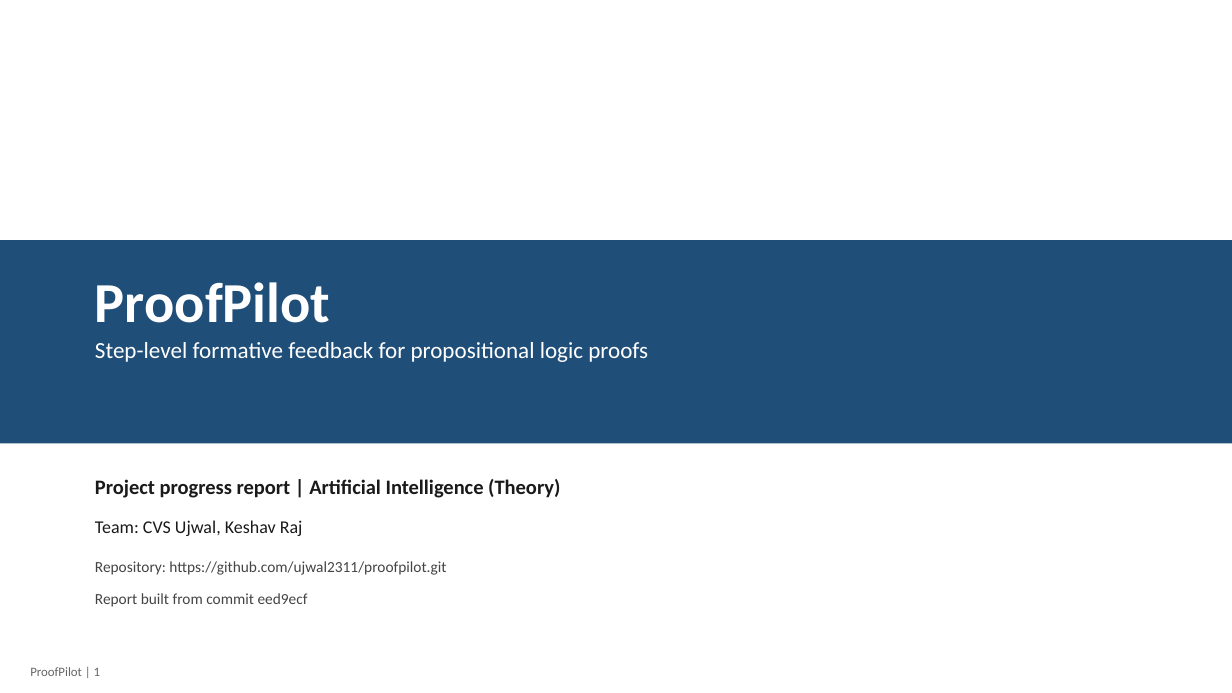
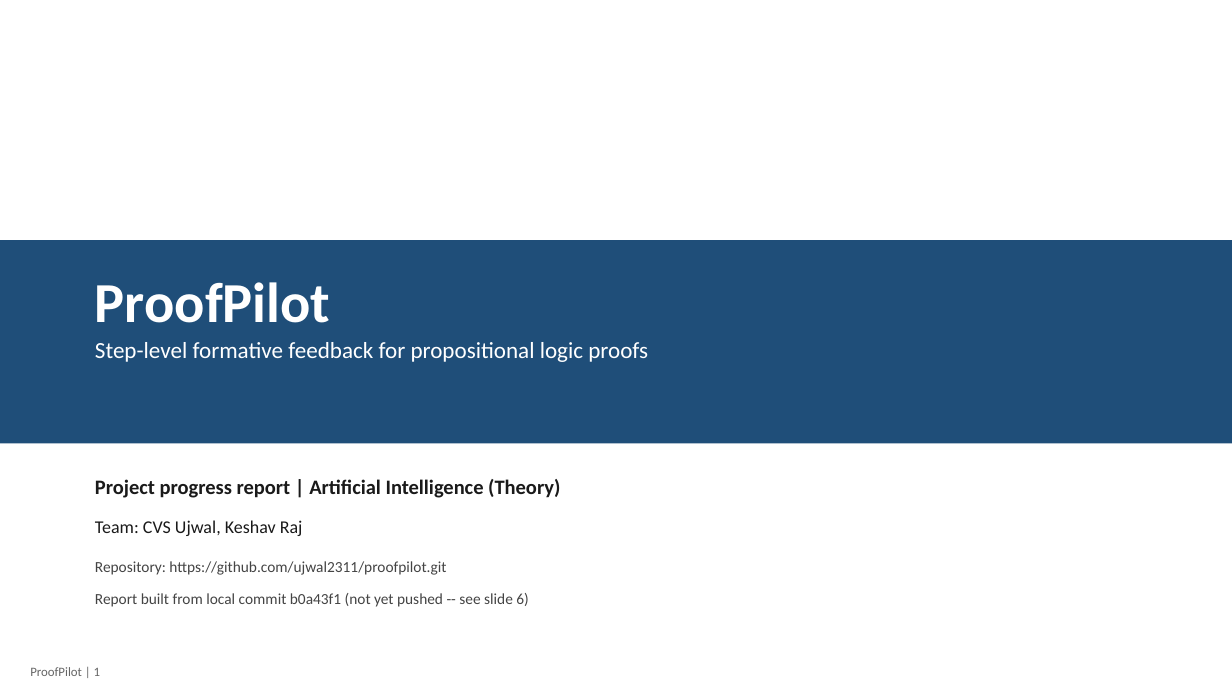
Before and after one commit to ujwal2311/proofpilot, a slide deck: slide 1 of docs/report/ProofPilot_Progress_Report.pptx. Drawn at 1232x693 pixels with LibreOffice and Linux fonts; fonts in the diff are those of the drawing. Boxes give left, top, right and bottom in pixels: in the first picture for what was removed or moved away, otherwise in the second. Text is boxed around its words. In the diff, an @@ line names an element or a change of style, - is before the commit and + after.

```diff
--- a/docs/report/ProofPilot_Progress_Report.pptx
+++ b/docs/report/ProofPilot_Progress_Report.pptx
@@ text at <box>95,593,528,607</box>: text changed @@
-Report built from commit eed9ecf
+Report built from local commit b0a43f1 (not yet pushed -- see slide 6)
```
Also in this commit, not shown: 5 other slides changed, 1 other file.
